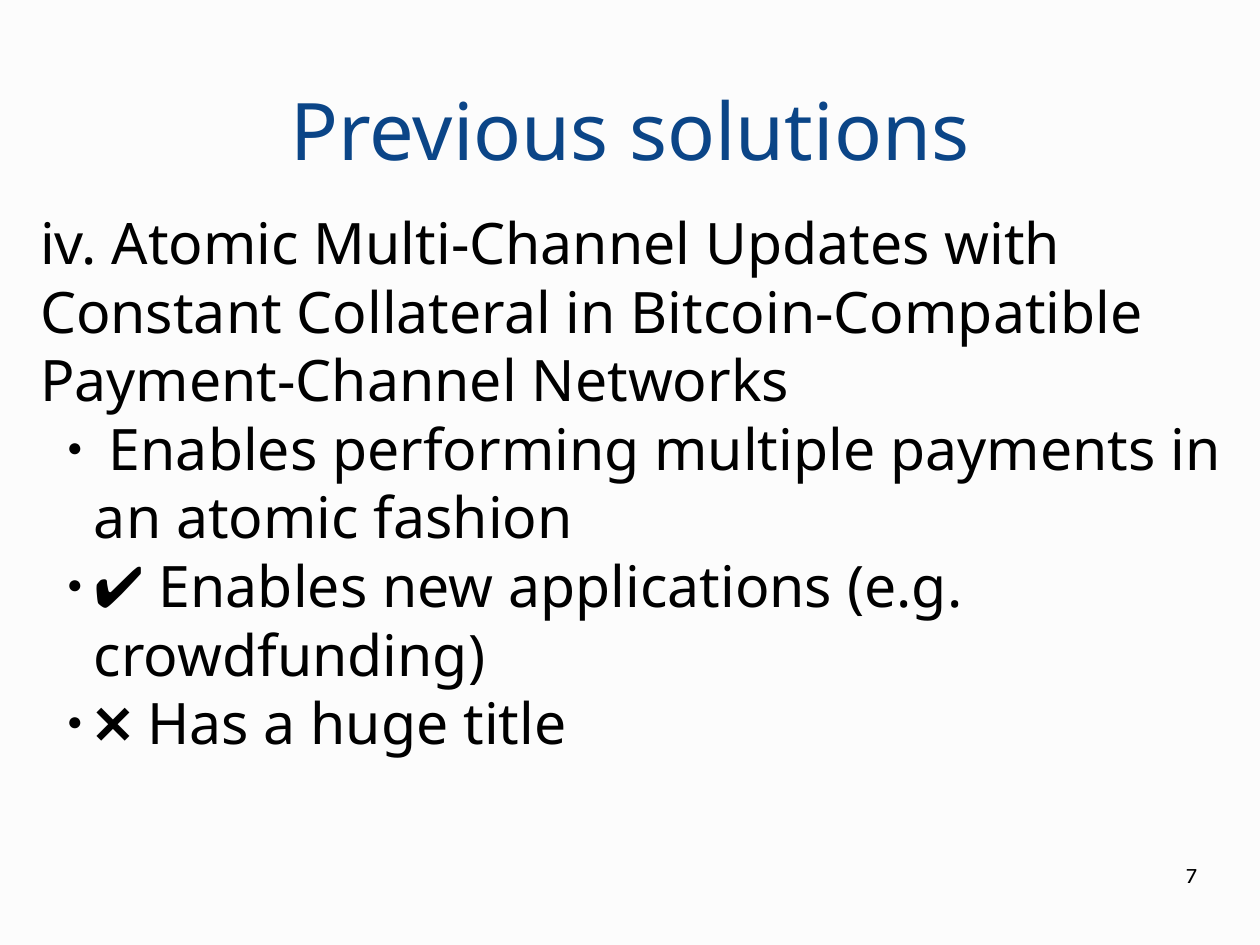
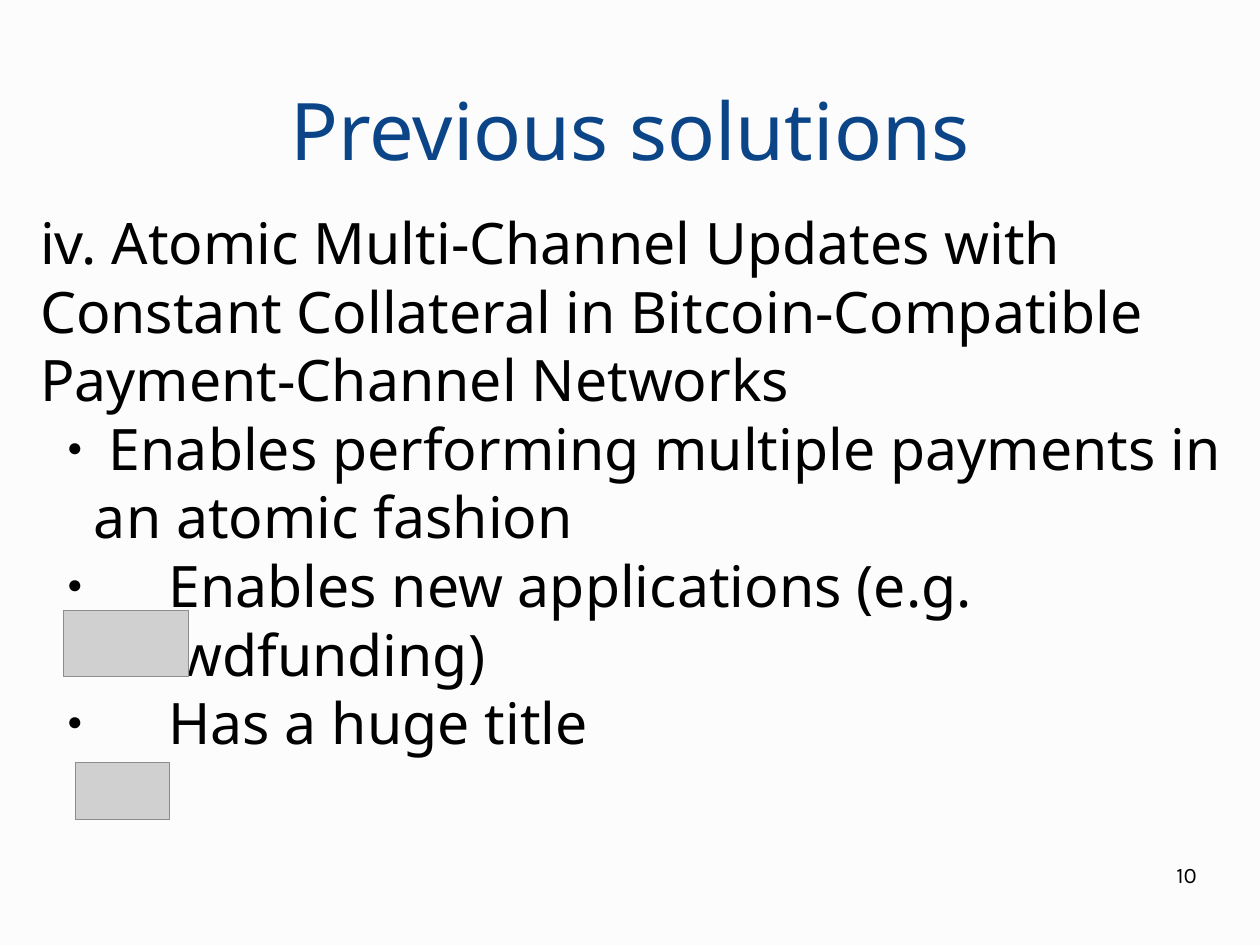
Before and after one commit to OrfeasLitos/virtual-payment-channels, a slide deck: slide 10 of slides/presentation.odp (slide 7 before the commit). Drawn at 1260x945 pixels with LibreOffice and Linux fonts; fonts in the diff are those of the drawing; grey boxes stand for pictures. Boxes give left, top, right and bottom in pixels: in the first picture for what was removed or moved away, otherwise in the second. Text is boxed around its words. In the diff, an @@ line names an element or a change of style, - is before the commit and + after.

```diff
--- a/slides/presentation.odp
+++ b/slides/presentation.odp
@@ subtitle at (94, 563, 972, 758): text changed @@
-  ● ✔️ Enables new applications (e.g. crowdfunding)
-  ● ❌ Has a huge title
+  ● Enables new applications (e.g. crowdfunding)
+  ● Has a huge title
@@ picture added at (63, 611, 189, 677) @@
@@ picture added at (75, 763, 169, 820) @@
@@ page number at (1176, 869, 1197, 884): text changed @@
-7
+10
```
Also in this commit, not shown: 25 other slides changed, 7 slides added, 1 other file.
